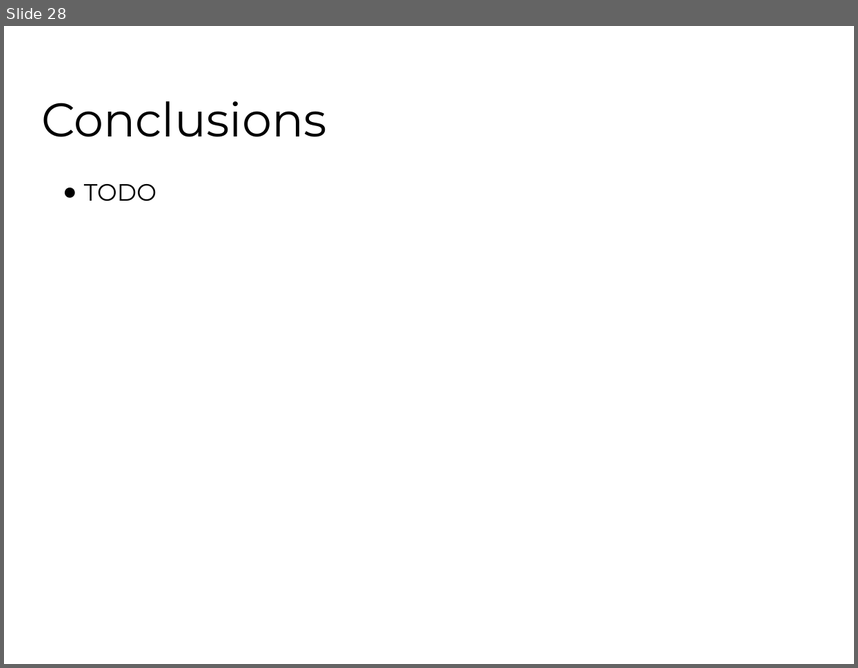
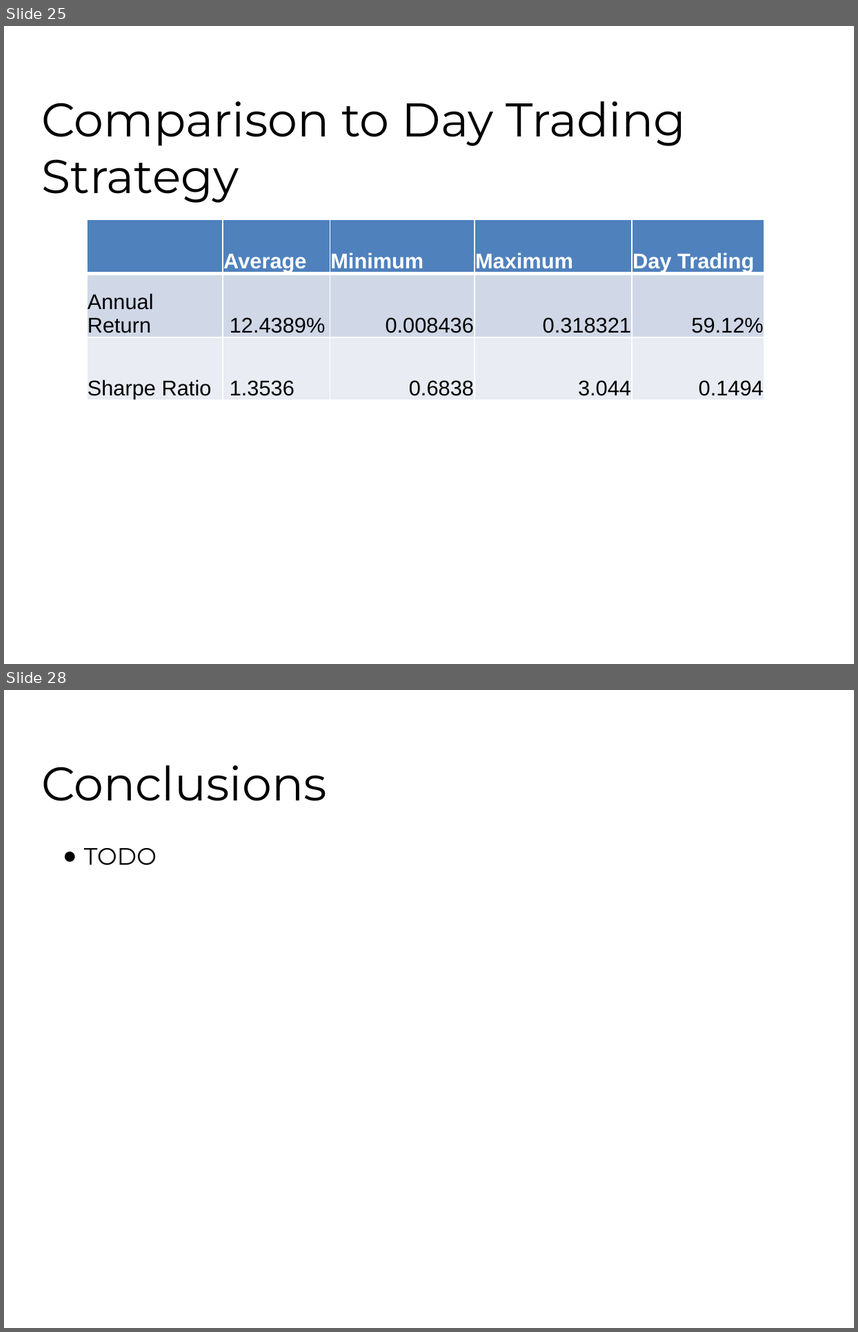
Before and after one commit to fhh23/Evolving-Stock-Market-Indicators-Using-Multi-Objective-Genetic-Algorithms, a slide deck: CSE848_Hormasji_Reiff_ProjectPresentation.pptx. Shown one above the other, each under a label of ours: slide 28 before the commit, slides 25 and 28 after it; the slides between them are not shown. The pictures are 858x668 and 858x1332 pixels, drawn with LibreOffice and Linux fonts; fonts in the diff are those of the drawing; background and template pictures are left out. Boxes give left, top, right and bottom in pixels: in the first picture for what was removed or moved away, otherwise in the second. Text is boxed around its words. In the diff, an @@ line names an element or a change of style, - is before the commit and + after.

```diff
--- a/CSE848_Hormasji_Reiff_ProjectPresentation.pptx
+++ b/CSE848_Hormasji_Reiff_ProjectPresentation.pptx
@@ slide 25 added at (4, 26, 854, 664), background #FFFFFF @@
@@ title added at (41, 101, 686, 203), 40 pt, text #000000 @@
+Comparison to Day Trading Strategy
@@ table added at (87, 219, 764, 401), 3 rows, 5 columns @@
+ | Average | Minimum | Maximum | Day Trading
+Annual Return | 12.4389% | 0.008436 | 0.318321 | 59.12%
+Sharpe Ratio | 1.3536 | 0.6838 | 3.044 | 0.1494
```
Also in this commit, not shown: 6 slides changed, 4 other slides added, 5 slides removed, 3 other files.
